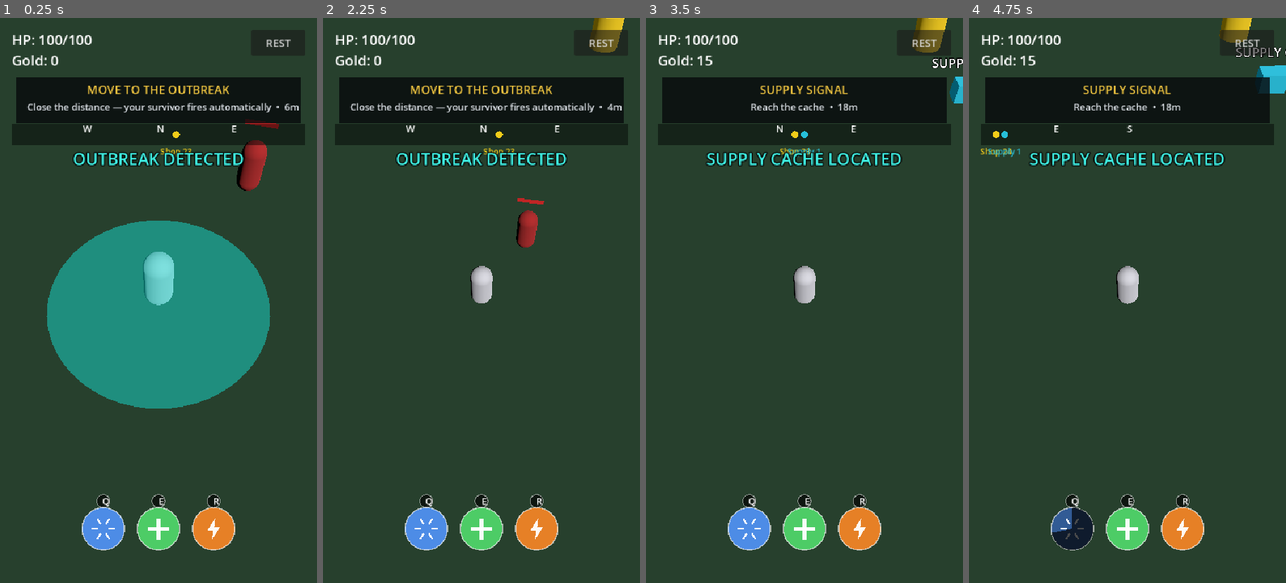
Above: before the commit, frames 1-4 (left to right).
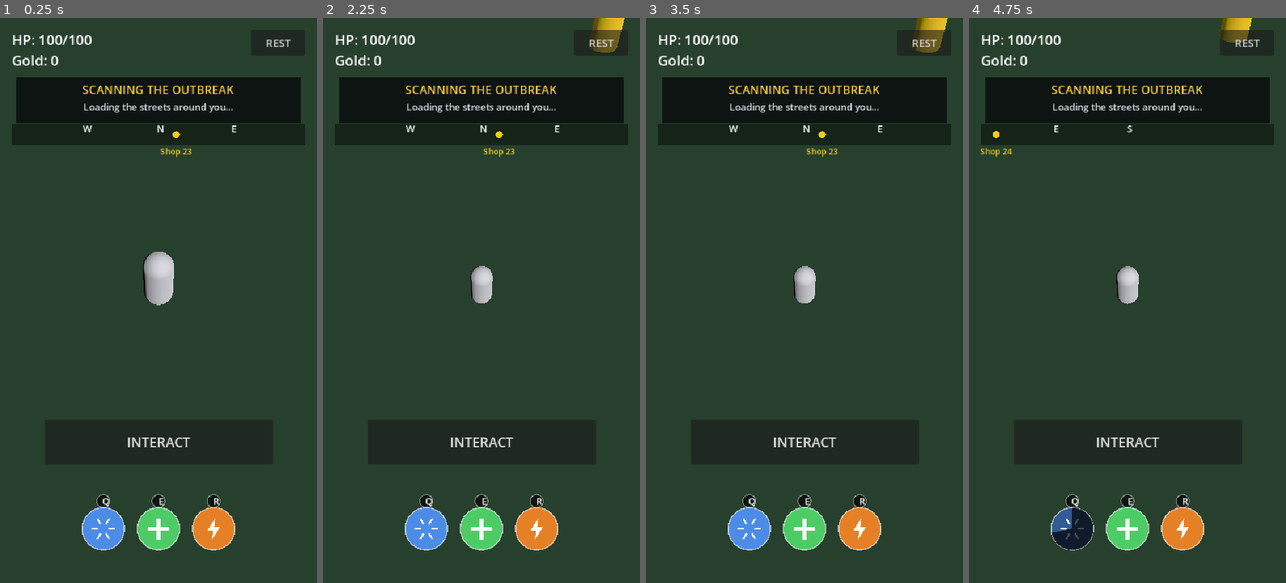
Above: after the commit, the same moments.

Repository: Geoboardman/zombie-gps
Game: Godot game, scene res://scenes/main.tscn
The game is run twice, just before and just after one commit, with the same random seed, the same clock (stepped at 60 frames per second) and the same inputs.
Inputs (mouse positions are in pixels of both pictures, inside the frame that each line leads up to):
- Up to frame 1 (0.25 s): no input
- Up to frame 2 (2.25 s): click (481, 441) at 0.5 s, where only the run after the commit has a clickable "INTERACT"; click "REST" at 1.25 s; click "CONTINUE WALKING" at 2 s
- Up to frame 3 (3.5 s): click (804, 232) at 2.75 s, where only the run before the commit has a clickable "HOLLOW POINTS +5 attack damage"
- Up to frame 4 (4.75 s): tap Enter (ui_accept) at 3.5, 3.77, 4.52 s; move the mouse to (1073, 520) at 3.52 s; hold D (move_right) 3.53-4.28 s; tap Q (ability_1) at 3.6 s; click (1073, 520) at 3.67 s; move the mouse to (1127, 520) at 4.27 s; hold S (move_back) from 4.28 s (still down); tap E (ability_2) at 4.35 s; click (1127, 520) at 4.42 s

The runs differ from the first frame. In frame 1, 21% of the frame differs, in the area x 8-95%, y 11-76%; in frame 2, 2.7%; in frame 3, 2.7%; in frame 4, 2.7%.
Error after the commit: Invalid assignment of property or key 'visible' with value of type 'bool' on a base object of type 'null instance'. (res://scripts/run_director.gd:60)

Commit message:
Update scenes/main.tscn for explicit interactions and district loop

Diff:
--- a/scenes/main.tscn
+++ b/scenes/main.tscn
@@ -24,6 +24,8 @@
 [ext_resource type="PackedScene" path="res://scenes/supply_cache_node.tscn" id="22_cache"]
 [ext_resource type="Script" path="res://scripts/upgrade_choice_ui.gd" id="23_upgrade_ui"]
 [ext_resource type="Script" path="res://scripts/rest_control.gd" id="24_rest"]
+[ext_resource type="PackedScene" path="res://scenes/field_kit_node.tscn" id="25_fieldkit"]
+[ext_resource type="Script" path="res://scripts/interaction_controller.gd" id="26_interaction"]
 
 [sub_resource type="Resource" id="Resource_style1"]
 script = ExtResource("7_style")
@@ -129,8 +131,9 @@
 objective_detail_path = NodePath("../HUD/ObjectivePanel/ObjectiveDetail")
 toast_label_path = NodePath("../HUD/ToastLabel")
 upgrade_choice_path = NodePath("../HUD/UpgradeChoice")
-boss_action_button_path = NodePath("../HUD/BossActionButton")
+victory_screen_path = NodePath("../HUD/BossVictoryScreen")
 starter_zombie_scene = ExtResource("9_zscn")
+field_kit_scene = ExtResource("25_fieldkit")
 supply_cache_scene = ExtResource("22_cache")
 survivor_node_scene = ExtResource("19_svnode")
 boss_altar_scene = ExtResource("12_bossscn")
@@ -206,14 +209,35 @@
 vertical_alignment = 1
 modulate = Color(1, 1, 1, 0)
 
-[node name="BossActionButton" type="Button" parent="HUD"]
-anchor_left = 0.18
-anchor_top = 0.72
-anchor_right = 0.82
+[node name="InteractionController" type="Control" parent="HUD"]
+anchor_right = 1.0
+anchor_bottom = 1.0
+mouse_filter = 2
+script = ExtResource("26_interaction")
+player_path = NodePath("../../Player")
+action_button_path = NodePath("ActionButton")
+detail_label_path = NodePath("DetailLabel")
+
+[node name="DetailLabel" type="Label" parent="HUD/InteractionController"]
+anchor_left = 0.1
+anchor_top = 0.655
+anchor_right = 0.9
+anchor_bottom = 0.705
+mouse_filter = 2
+theme_override_colors/font_color = Color(0.9, 0.93, 0.95, 1)
+theme_override_colors/font_outline_color = Color(0, 0, 0, 0.9)
+theme_override_constants/outline_size = 6
+theme_override_font_sizes/font_size = 18
+horizontal_alignment = 1
+
+[node name="ActionButton" type="Button" parent="HUD/InteractionController"]
+anchor_left = 0.14
+anchor_top = 0.71
+anchor_right = 0.86
 anchor_bottom = 0.79
-visible = false
-theme_override_font_sizes/font_size = 24
-text = "SUMMON BOSS"
+mouse_filter = 0
+theme_override_font_sizes/font_size = 23
+text = "INTERACT"
 
 [node name="AbilityBar" type="Control" parent="HUD"]
 anchor_left = 0.5
@@ -321,15 +345,21 @@
 horizontal_alignment = 1
 text = "+0 Gold"
 
+[node name="StatsLabel" type="Label" parent="HUD/BossVictoryScreen/CenterContainer/VBoxContainer"]
+visible = false
+theme_override_font_sizes/font_size = 19
+horizontal_alignment = 1
+text = "RUN SUMMARY"
+
 [node name="ContinueButton" type="Button" parent="HUD/BossVictoryScreen/CenterContainer/VBoxContainer"]
 custom_minimum_size = Vector2(200, 50)
 theme_override_font_sizes/font_size = 22
-text = "Continue Deeper"
+text = "PUSH DEEPER"
 
 [node name="LeaveButton" type="Button" parent="HUD/BossVictoryScreen/CenterContainer/VBoxContainer"]
 custom_minimum_size = Vector2(200, 50)
 theme_override_font_sizes/font_size = 22
-text = "Leave (Bank Run)"
+text = "EXTRACT RUN"
 
 [node name="UpgradeChoice" type="Control" parent="HUD"]
 anchor_right = 1.0
Not shown: 1 places in scenes/main.tscn that only renumber resources
